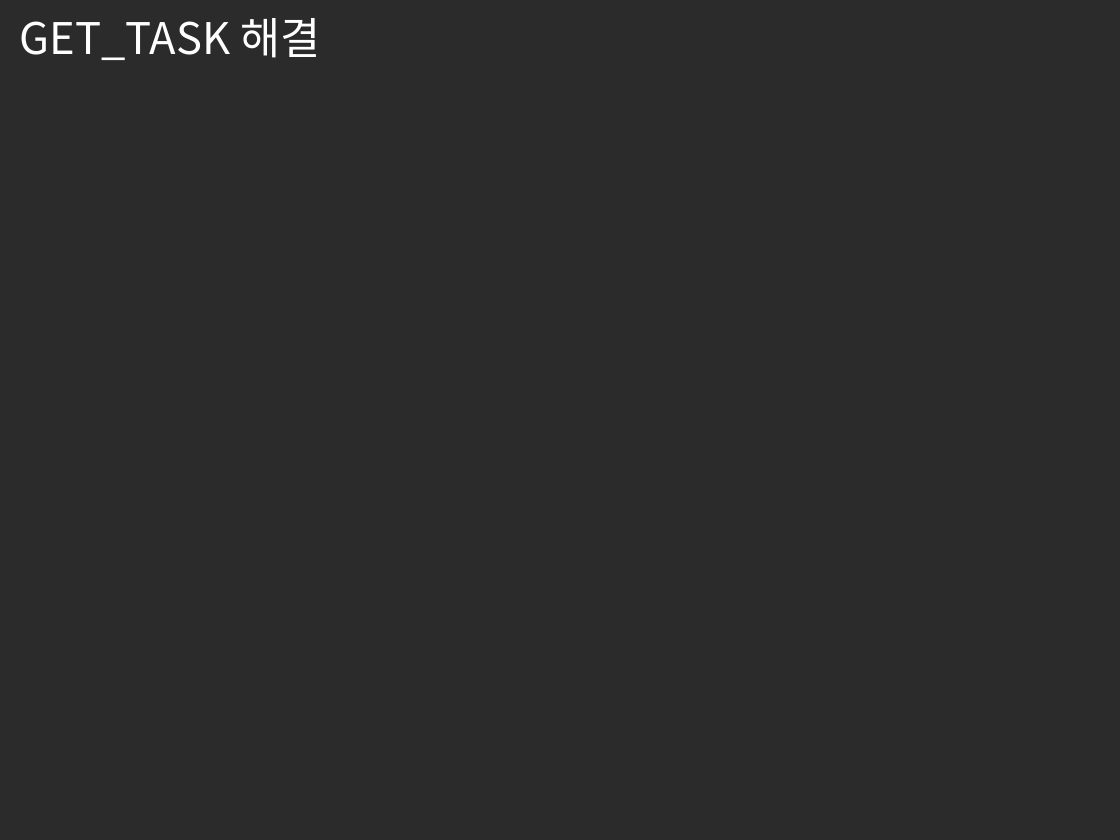
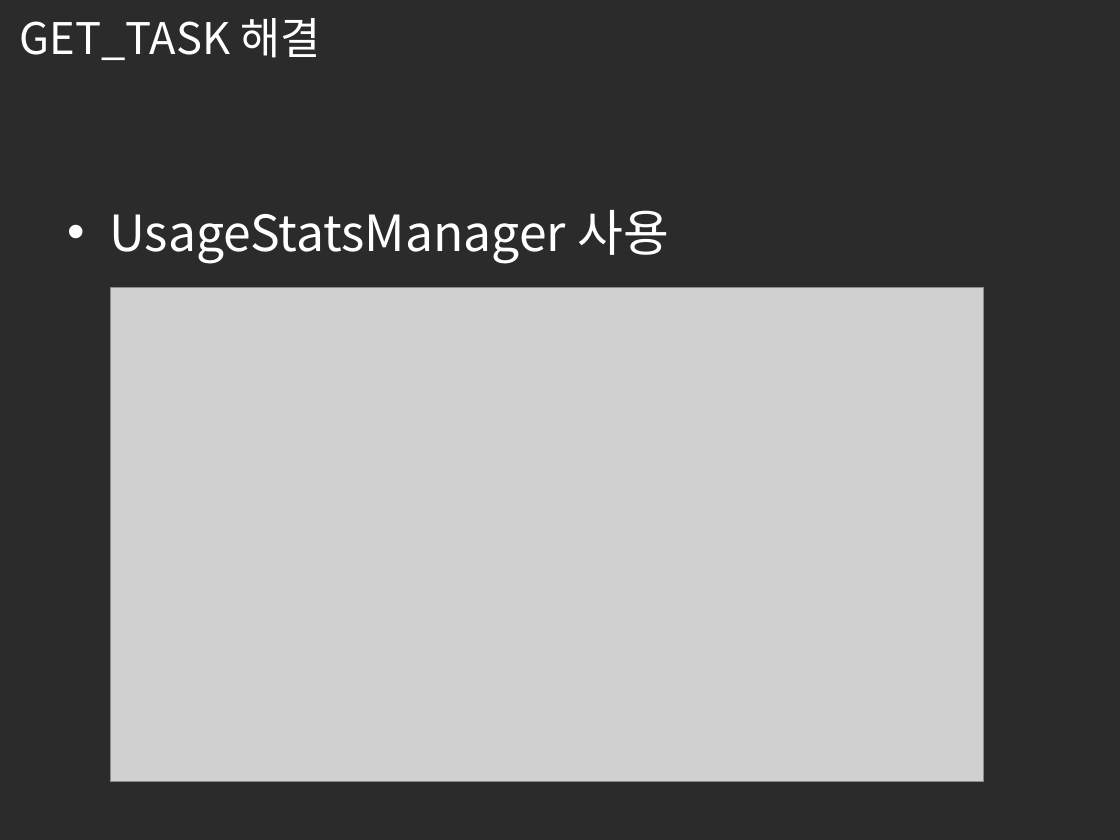
Before and after one commit to dlcksgy/PreventSNSAddiction, a slide deck: slide 7 of 모바일SW 중간발표.pptx (slide 6 before the commit). Drawn at 1120x840 pixels with LibreOffice and Linux fonts; fonts in the diff are those of the drawing; grey boxes stand for pictures; background and template pictures are left out; a plain dark background stands for a picture behind light text. Boxes give left, top, right and bottom in pixels: in the first picture for what was removed or moved away, otherwise in the second. Text is boxed around its words. In the diff, an @@ line names an element or a change of style, - is before the commit and + after.

```diff
--- a/모바일SW 중간발표.pptx
+++ b/모바일SW 중간발표.pptx
@@ text added at (109,210,670,264), 32 pt, text #FFFFFF @@
+• UsageStatsManager 사용
@@ picture added at (110,288,983,782) @@
```
Also in this commit, not shown: 6 other slides changed, 1 slide added, 1 other file.
